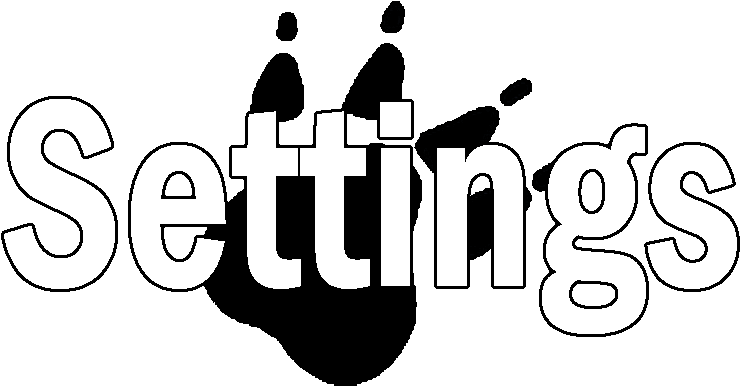
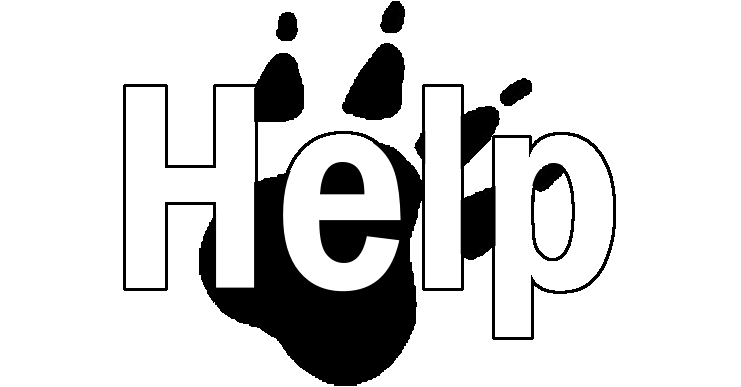
Layer changes from the first (741, 387) image to the second:
added layer "Help" above "Back" over 1, 84, 740, 340
hid "Settings" over 1, 84, 740, 340
